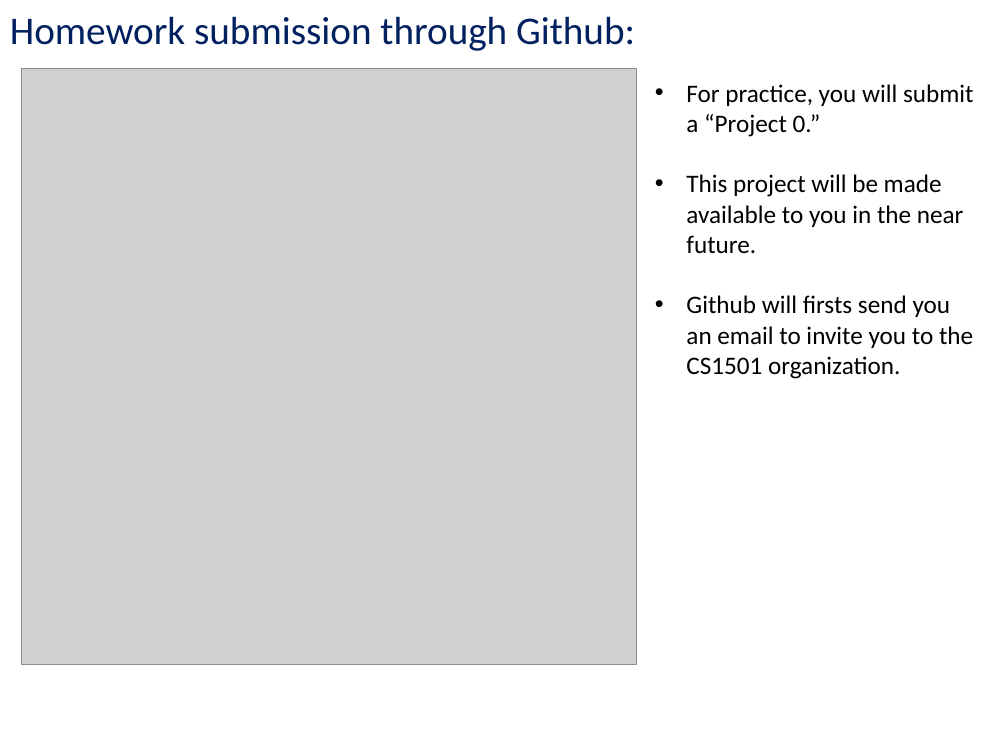
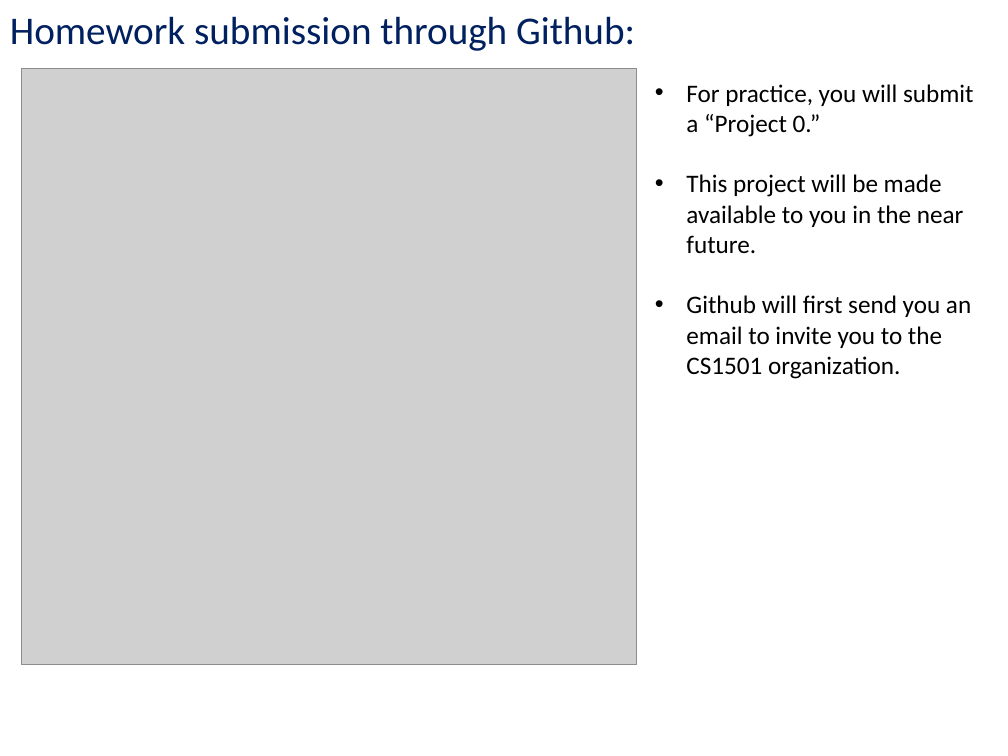
Before and after one commit to kc13/CS1501, a slide deck: slide 6 of cs1501_rec1_Sept6.pptx. Drawn at 1008x756 pixels with LibreOffice and Linux fonts; fonts in the diff are those of the drawing; grey boxes stand for pictures. Boxes give left, top, right and bottom in pixels: in the first picture for what was removed or moved away, otherwise in the second. Text is boxed around its words. In the diff, an @@ line names an element or a change of style, - is before the commit and + after.

Commit message:
fixed typo on slide 6

```diff
--- a/cs1501_rec1_Sept6.pptx
+++ b/cs1501_rec1_Sept6.pptx
@@ text at (686, 295, 971, 379): text changed @@
-• Github will firsts send you an email to invite you to the CS1501 organization.
+• Github will first send you an email to invite you to the CS1501 organization.
```
Also in this commit, not shown: 1 other slide changed.
